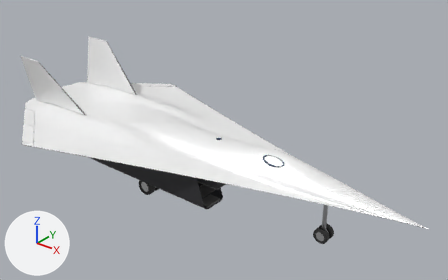
The FBX model fuente/cad/sr72_tbcc.fbx as it was, and as the next commit left it.
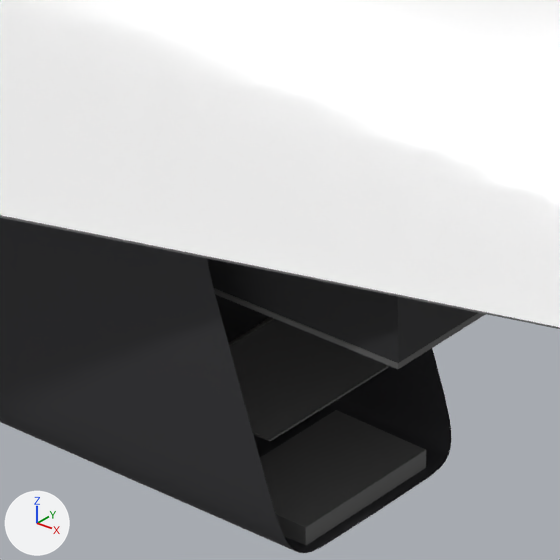
The first picture shows the older version from a 50 mm lens placed at (16.9, -19.1, 12.6), pointed at (1.1, 0.6, 0.3). The close-ups show the older and then the newer version on the part from 39% to 52% of the width and 54% to 75% of the height of that picture. Only the edits that show in the close-ups are written down. The axes (+X, +Y, +Z) are drawn at lower left. The lights are the same throughout. Where no turn or scale is listed for an object, it has been applied to the vertices. Vertices at exactly the same position are counted once.

In view in the first close-up: 'Compuerta divisora turbina / estatorreactor', 'Conducto en S hacia el fan', 'Cuerpo central con el ala integrada', 'Labio de la capota', 'Morro de filo cortante y cabina', 'Rampa de compresión variable', 'Toma y góndola derecha'.
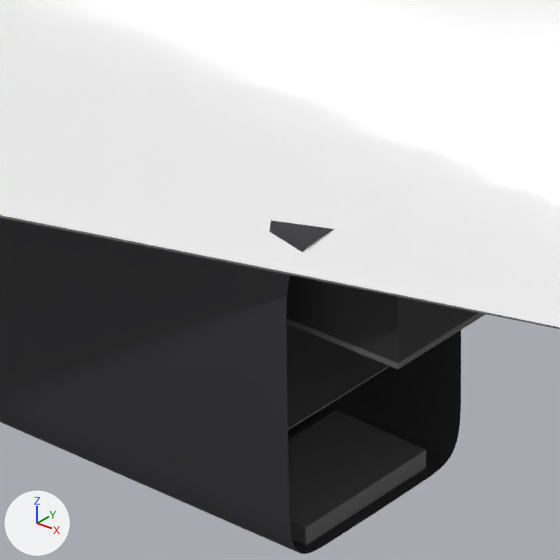
Pixel boxes [x1, y1, x2, y2] of what changed, in the close-ups (560 x 560 px; the box of a moved part takes in the faces that stretch with it):
'Toma y góndola derecha', reshaped: before [0, 218, 451, 553]; after [0, 218, 461, 554]
part 1 of me_gondola_derecha_002, moved or reshaped: before [162, 250, 451, 553]; after [162, 221, 461, 554]

Patch to the scene script:
```diff
--- a/fuente/cad/sr72_tbcc.fbx.py
+++ b/fuente/cad/sr72_tbcc.fbx.py
@@ me_gondola_derecha_002 @@
 me_gondola_derecha_002.from_pydata(...)  # 680 vertices, 640 faces; spans x -9.2..2.36, y -2.22..-0.98, z -1.55..0.04
 # used by ob_toma_y_góndola_derecha; location = (0.0, 0.0, 0.0)
+# me_gondola_derecha_002 part 1: all 35 vertices in x 1.84..2.35, y -2.21..-0.98, z -1.53..0.04 are scaled about their middle by (0, 1, 1), then moved by (0.26, 0.0, 0.0)
 me_gondola_derecha_002.materials.append(mat_góndola_de_titanio)
```
